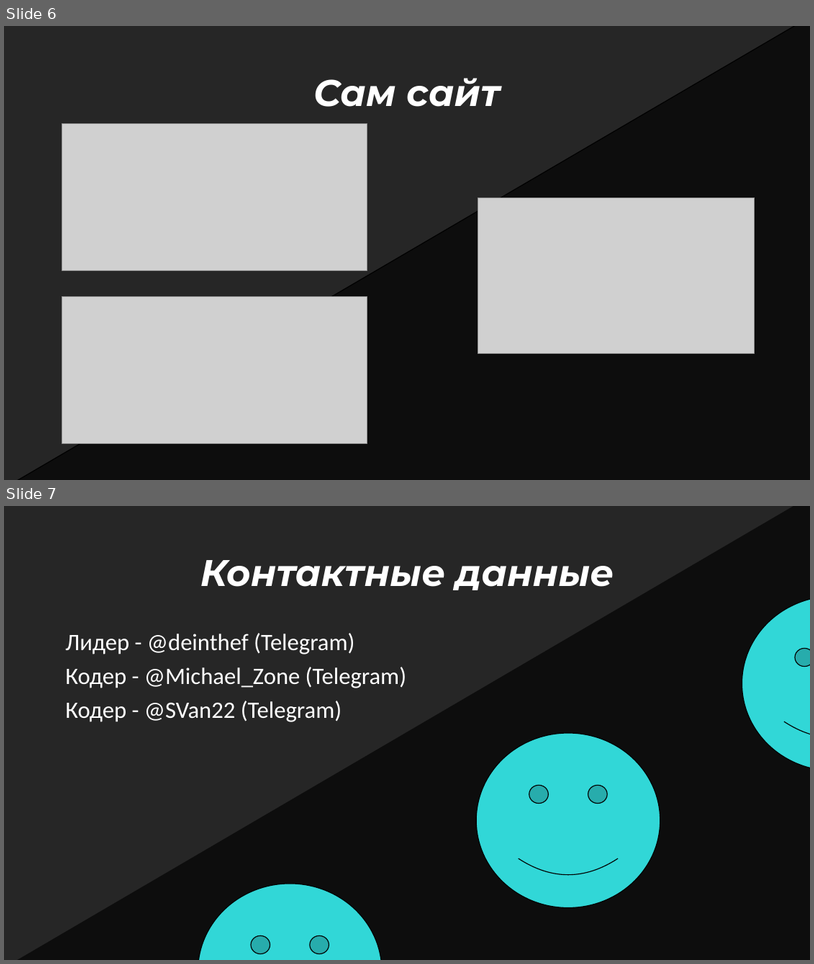
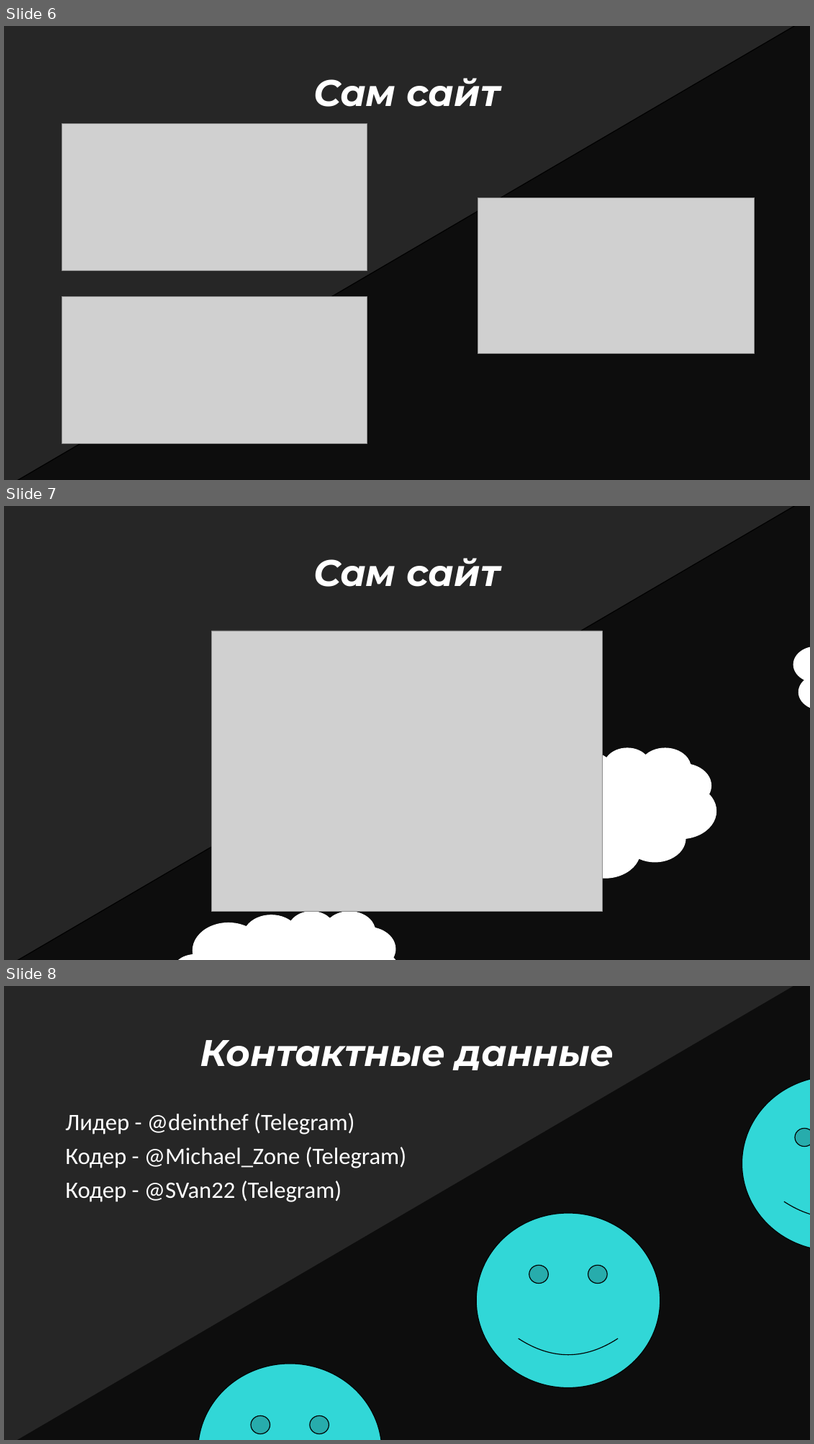
Before and after one commit to SVan22447/CodeSprint_SSD, a slide deck: QRWay.pptx. Shown one above the other, each under a label of ours: slides 6 and 7 before the commit, slides 6, 7 and 8 after it. The pictures are 814x964 and 814x1444 pixels, drawn with LibreOffice and Linux fonts; fonts in the diff are those of the drawing; grey boxes stand for pictures. Boxes give left, top, right and bottom in pixels: in the first picture for what was removed or moved away, otherwise in the second. Text is boxed around its words. In the diff, an @@ line names an element or a change of style, - is before the commit and + after.

```diff
--- a/QRWay.pptx
+++ b/QRWay.pptx
@@ slide 7 added at (4, 506, 810, 960), background #262626 @@
@@ triangle added at (4, 506, 810, 960), fill #0D0D0D, outline #000000 1 pt @@
@@ title added at (314, 558, 500, 587), 44 pt, text #FFFFFF, bold, italic @@
+Сам сайт
@@ cloud added at (795, 603, 810, 733), fill #FFFFFF, outline #FFFFFF 1 pt @@
@@ picture added at (212, 631, 603, 911) @@
@@ cloud added at (489, 747, 717, 877), fill #FFFFFF, outline #FFFFFF 1 pt @@
@@ cloud added at (172, 911, 401, 960), fill #FFFFFF, outline #FFFFFF 1 pt @@
@@ what was slide 7 is now slide 8 @@
```
Also in this commit, not shown: 1 slide changed.
